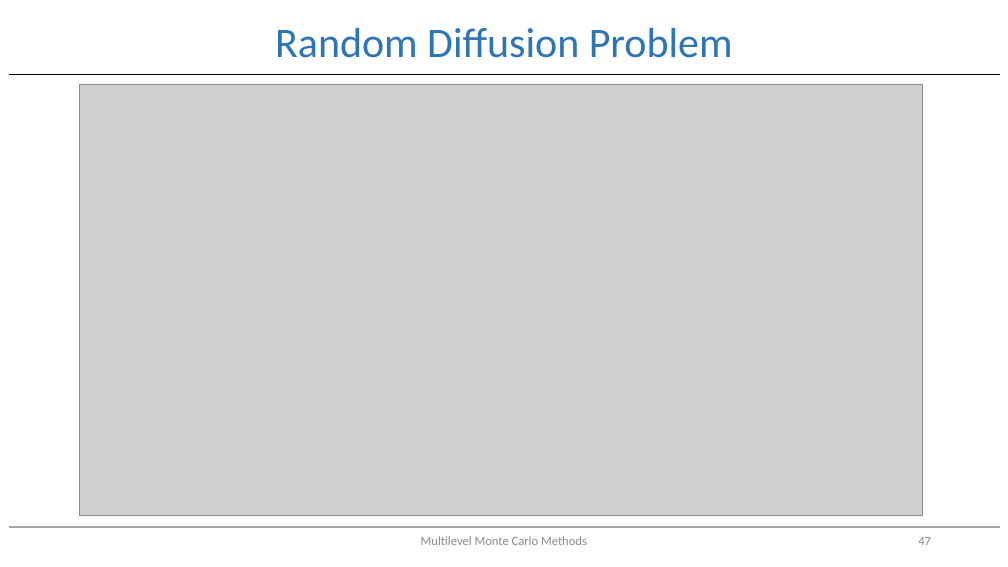
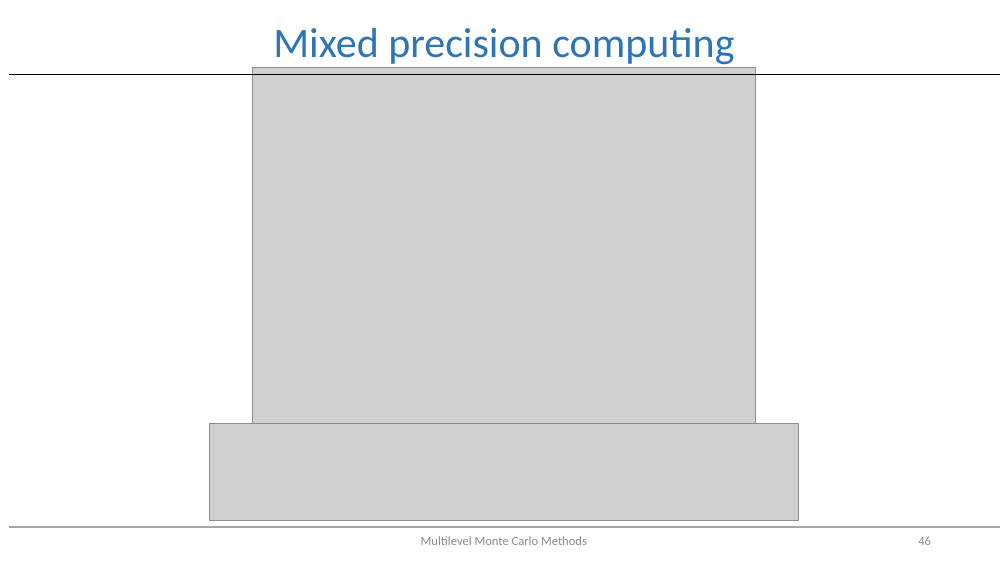
Before and after one commit to EfficientComputationalAlgorithms/MultilevelMontecarlo, a slide deck: slide 46 of Multi-level Monte Carlo.pptx (slide 47 before the commit). Drawn at 1008x567 pixels with LibreOffice and Linux fonts; fonts in the diff are those of the drawing; grey boxes stand for pictures. Boxes give left, top, right and bottom in pixels: in the first picture for what was removed or moved away, otherwise in the second. Text is boxed around its words. In the diff, an @@ line names an element or a change of style, - is before the commit and + after.

```diff
--- a/Multi-level Monte Carlo.pptx
+++ b/Multi-level Monte Carlo.pptx
@@ title at <box>273,28,734,65</box>: text changed @@
-Random Diffusion Problem
+Mixed precision computing
@@ picture removed at <box>79,85,923,516</box> @@
@@ picture added at <box>253,67,755,445</box> @@
@@ picture added at <box>210,423,799,520</box> @@
@@ page number at <box>918,536,931,545</box>: text changed @@
-47
+46
```
Also in this commit, not shown: 2 other slides changed, 1 other file.
